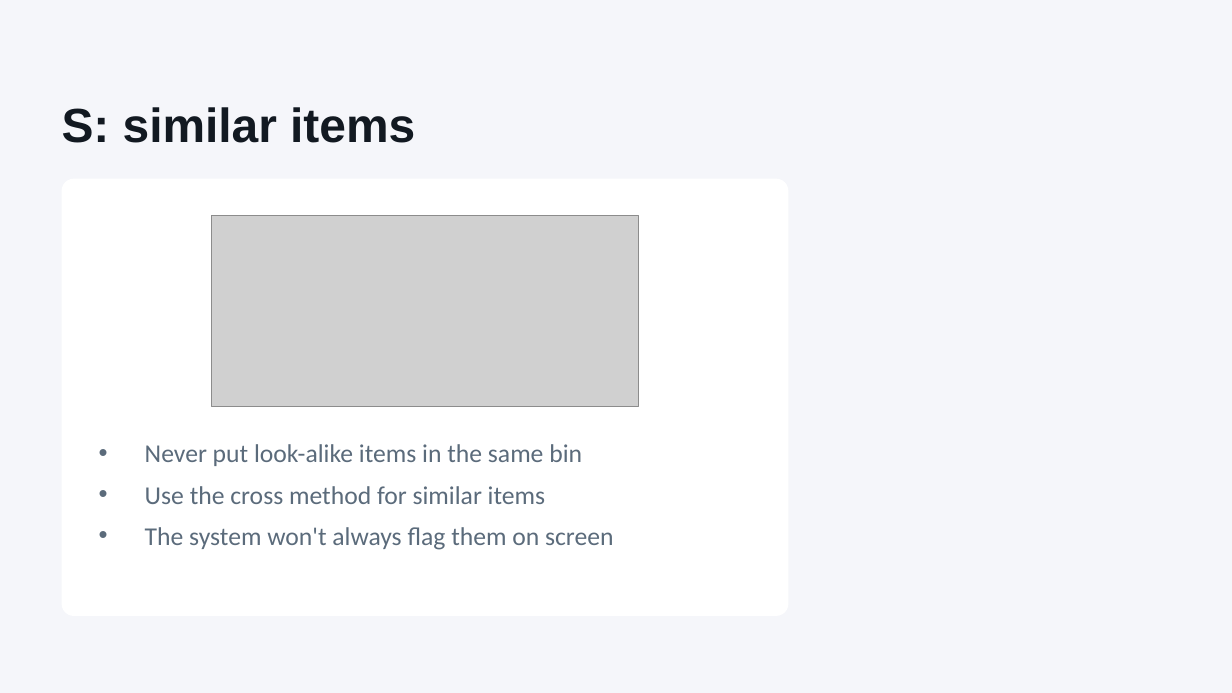
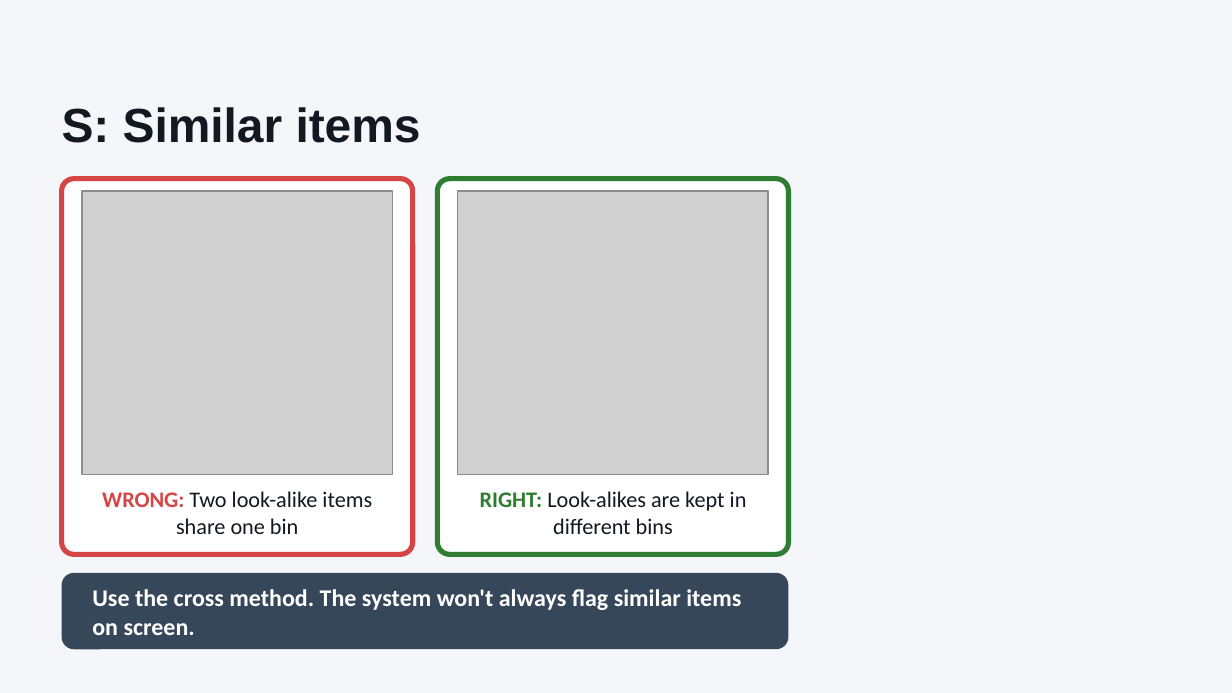
Before and after one commit to vanfryddie/beanstalkx, a slide deck: slide 18 of APMT_Coaching_Stow_FFF_ROBOTSS.pptx (slide 15 before the commit). Drawn at 1232x693 pixels with LibreOffice and Linux fonts; fonts in the diff are those of the drawing; grey boxes stand for pictures; background and template pictures are left out. Boxes give left, top, right and bottom in pixels: in the first picture for what was removed or moved away, otherwise in the second. Text is boxed around its words. In the diff, an @@ line names an element or a change of style, - is before the commit and + after.

```diff
--- a/APMT_Coaching_Stow_FFF_ROBOTSS.pptx
+++ b/APMT_Coaching_Stow_FFF_ROBOTSS.pptx
@@ title at bbox=[62, 107, 421, 143]: text changed @@
-S: similar items
+S: Similar items
@@ rounded rectangle removed at bbox=[62, 179, 788, 616] @@
@@ rounded rectangle added at bbox=[62, 179, 413, 554], fill #FFFFFF, outline #D64545 3 pt @@
@@ rounded rectangle added at bbox=[437, 179, 788, 554], fill #FFFFFF, outline #2E7D32 3 pt @@
@@ picture added at bbox=[83, 191, 393, 474] @@
@@ picture added at bbox=[458, 191, 769, 474] @@
@@ picture removed at bbox=[212, 216, 639, 407] @@
@@ text added at bbox=[102, 491, 372, 534], 13 pt, text #121921 @@
+WRONG: Two look-alike items share one bin
@@ text added at bbox=[480, 491, 747, 534], 13 pt, text #121921 @@
+RIGHT: Look-alikes are kept in different bins
@@ rounded rectangle added at bbox=[62, 573, 788, 649], fill #37475A @@
@@ text at bbox=[92, 589, 741, 635]: text changed; size 15 to 14 pt; text colour #5B6B7B to #FFFFFF; bold on @@
-• Never put look-alike items in the same bin
-• Use the cross method for similar items
-• The system won't always flag them on screen
+Use the cross method. The system won't always flag similar items on screen.
@@ text "Use the cross method. The ..." at bbox=[92, 589, 741, 635]: vertical alignment top to middle @@
```
Also in this commit, not shown: 6 slides added, 3 slides removed, 1 other file.
